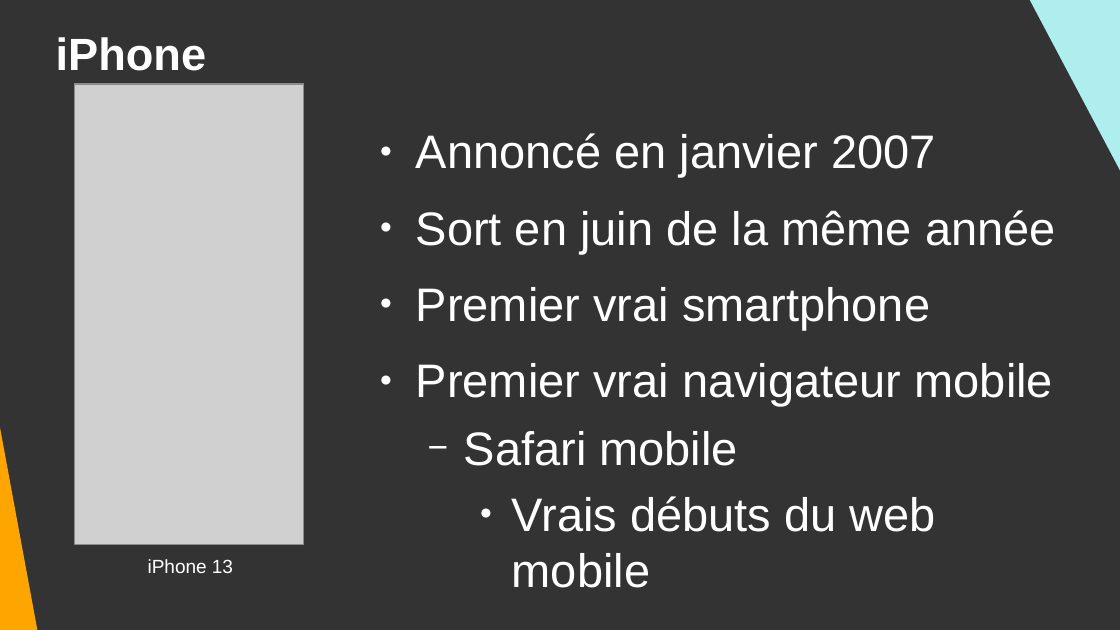
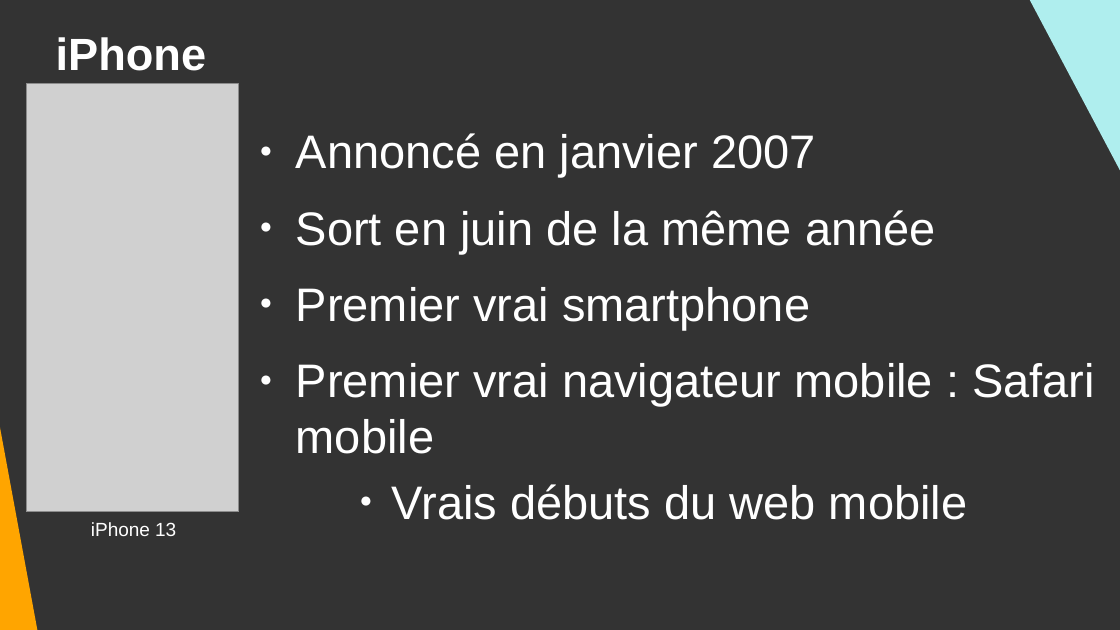
Before and after one commit to DanYellow/cours, a slide deck: slide 4 of integration-web-s3/travaux-pratiques/numero-2/presentation.odp. Drawn at 1120x630 pixels with LibreOffice and Linux fonts; fonts in the diff are those of the drawing; grey boxes stand for pictures. Boxes give left, top, right and bottom in pixels: in the first picture for what was removed or moved away, otherwise in the second. Text is boxed around its words. In the diff, an @@ line names an element or a change of style, - is before the commit and + after.

```diff
--- a/integration-web-s3/travaux-pratiques/numero-2/presentation.odp
+++ b/integration-web-s3/travaux-pratiques/numero-2/presentation.odp
@@ picture: place and size @@
-picture at (75,84,305,546)
+picture at (26,84,239,512)
@@ text "Annoncé en janvier 2007": place and size @@
-text "Annoncé en janvier 2007" at (416,133,1056,588)
+text "Annoncé en janvier 2007" at (296,133,1095,520)
@@ text at (296,363,1095,454): text changed @@
-● Premier vrai navigateur mobile
-  − Safari mobile
+● Premier vrai navigateur mobile : Safari mobile
@@ text "iPhone 13": place and size @@
-text "iPhone 13" at (148,559,233,573)
+text "iPhone 13" at (91,522,176,536)
```
Also in this commit, not shown: 16 other slides changed, 1 slide added, 1 slide removed, 8 other files.
